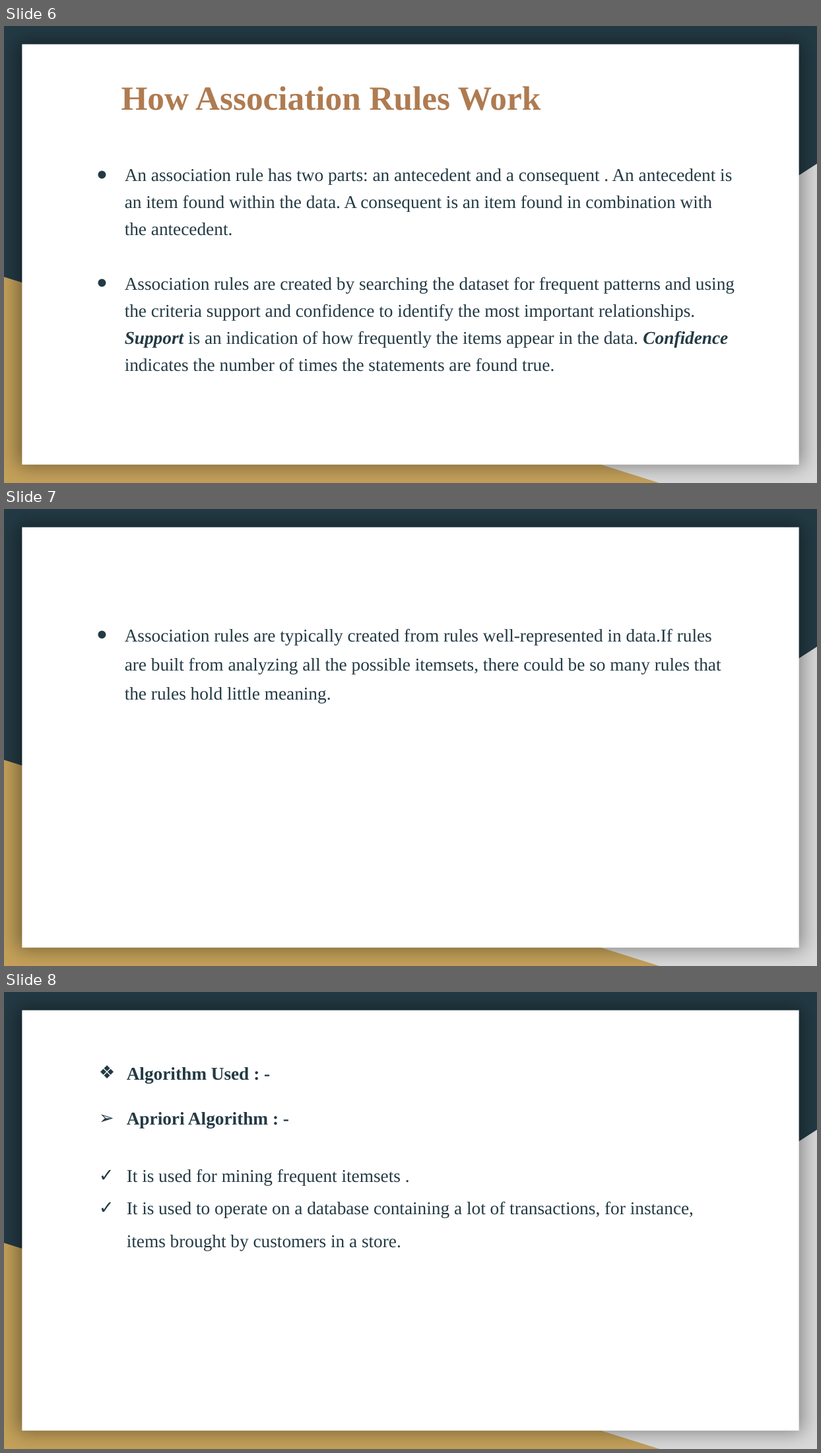
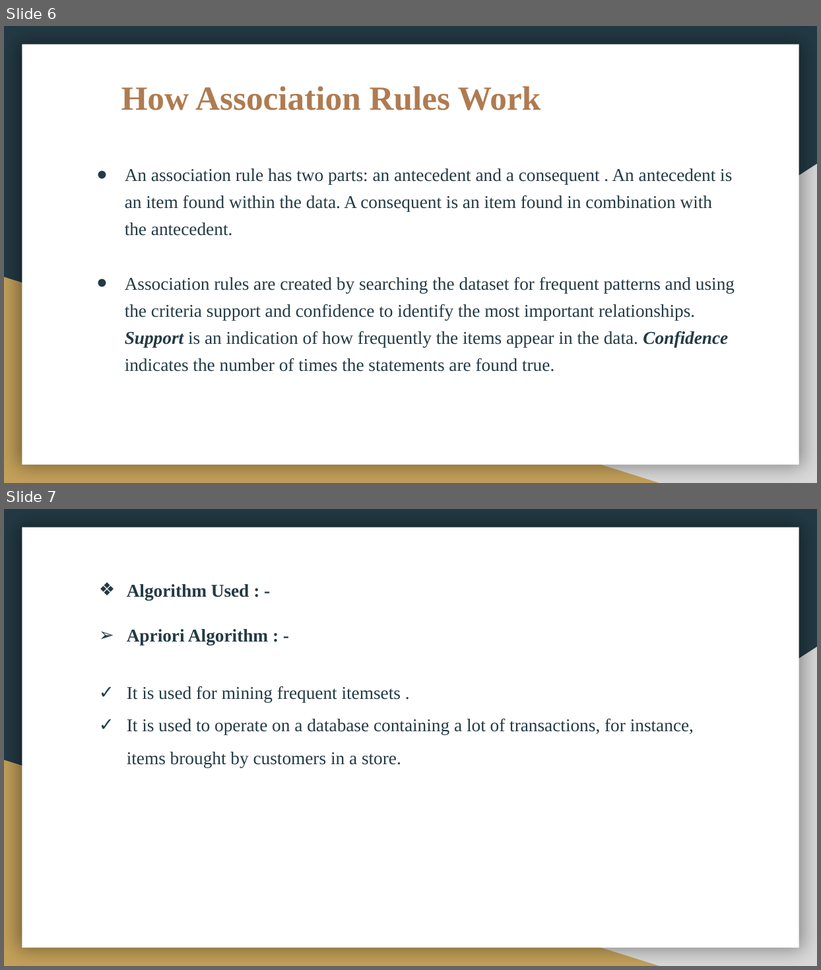
Before and after one commit to 2000nilratan/Implementation-of-Association-Rule-Mining, a slide deck: PPT on Implementation of Association Rule Mining.pptx. Shown one above the other, each under a label of ours: slides 6, 7 and 8 before the commit, slides 6 and 7 after it. The pictures are 821x1453 and 821x970 pixels, drawn with LibreOffice and Linux fonts; fonts in the diff are those of the drawing. Boxes give left, top, right and bottom in pixels: in the first picture for what was removed or moved away, otherwise in the second. Text is boxed around its words. In the diff, an @@ line names an element or a change of style, - is before the commit and + after.

```diff
--- a/PPT on Implementation of Association Rule Mining.pptx
+++ b/PPT on Implementation of Association Rule Mining.pptx
@@ slide 7 removed at bbox=[4, 509, 817, 966], background #233A44; not listed: 3 template elements that a slide beside it also shows @@
@@ text removed at bbox=[125, 628, 721, 703] @@
-• Association rules are typically created from rules well-represented in data.If rules are built from analyzing all the possible itemsets, there could be so many rules that the rules hold little meaning.
@@ what was slide 8 is now slide 7 @@
```
Also in this commit, not shown: 5 slides changed, 6 slides added, 3 other slides removed, 1 other file.
